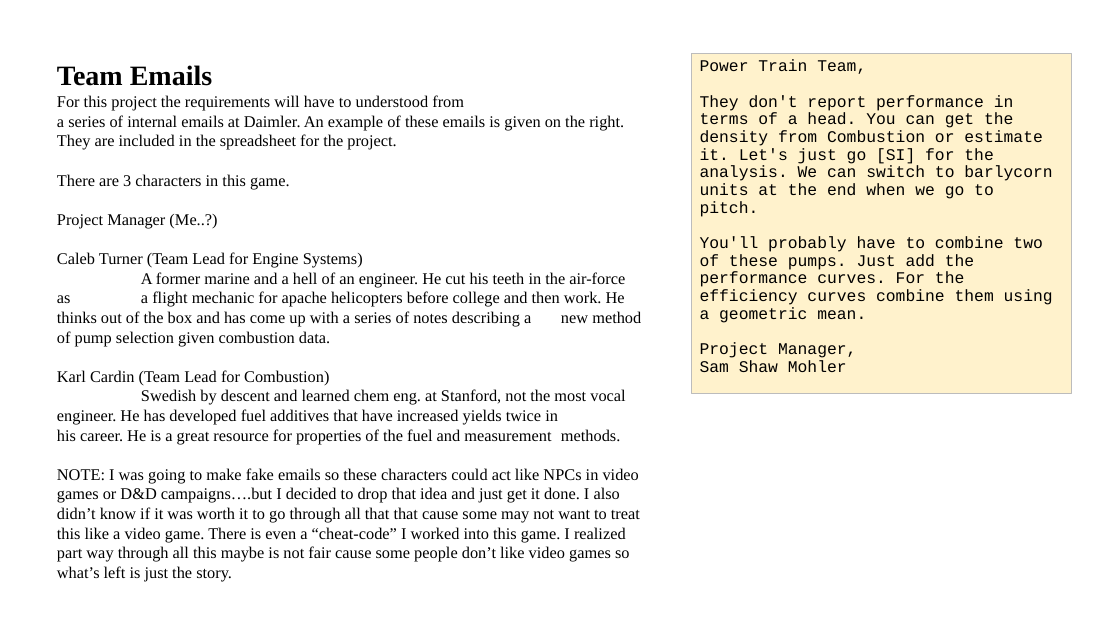
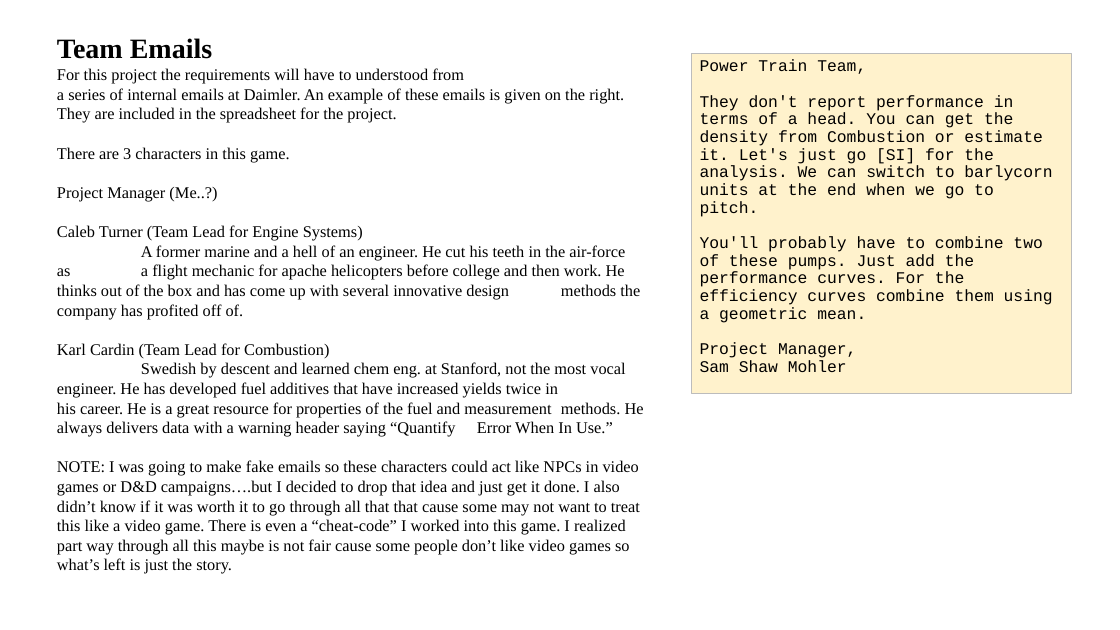
Before and after one commit to smohler/ME322-S20, a slide deck: slide 2 of projects/Project-2.pptx. Drawn at 1120x630 pixels with LibreOffice and Linux fonts; fonts in the diff are those of the drawing. Boxes give left, top, right and bottom in pixels: in the first picture for what was removed or moved away, otherwise in the second. Text is boxed around its words. In the diff, an @@ line names an element or a change of style, - is before the commit and + after.

Commit message:
compressible lecture summaries, minor project typos and edits

```diff
--- a/projects/Project-2.pptx
+++ b/projects/Project-2.pptx
@@ text "Team Emails": place and size @@
-text "Team Emails" at [57,65,641,582]
+text "Team Emails" at [57,38,644,574]
@@ text at [57,245,640,319]: text changed @@
-A former marine and a hell of an engineer. He cut his teeth in the air-force as a flight mechanic for apache helicopters before college and then work. He thinks out of the box and has come up with a series of notes describing a new method of pump selection given combustion data.
+A former marine and a hell of an engineer. He cut his teeth in the air-force as a flight mechanic for apache helicopters before college and then work. He thinks out of the box and has come up with several innovative design methods the company has profited off of.
@@ text at [57,362,644,437]: text changed @@
-Swedish by descent and learned chem eng. at Stanford, not the most vocal engineer. He has developed fuel additives that have increased yields twice in his career. He is a great resource for properties of the fuel and measurement methods.
+Swedish by descent and learned chem eng. at Stanford, not the most vocal engineer. He has developed fuel additives that have increased yields twice in his career. He is a great resource for properties of the fuel and measurement methods. He always delivers data with a warning header saying “Quantify Error When In Use.”
```
Also in this commit, not shown: 1 other slide changed, 4 other files.
